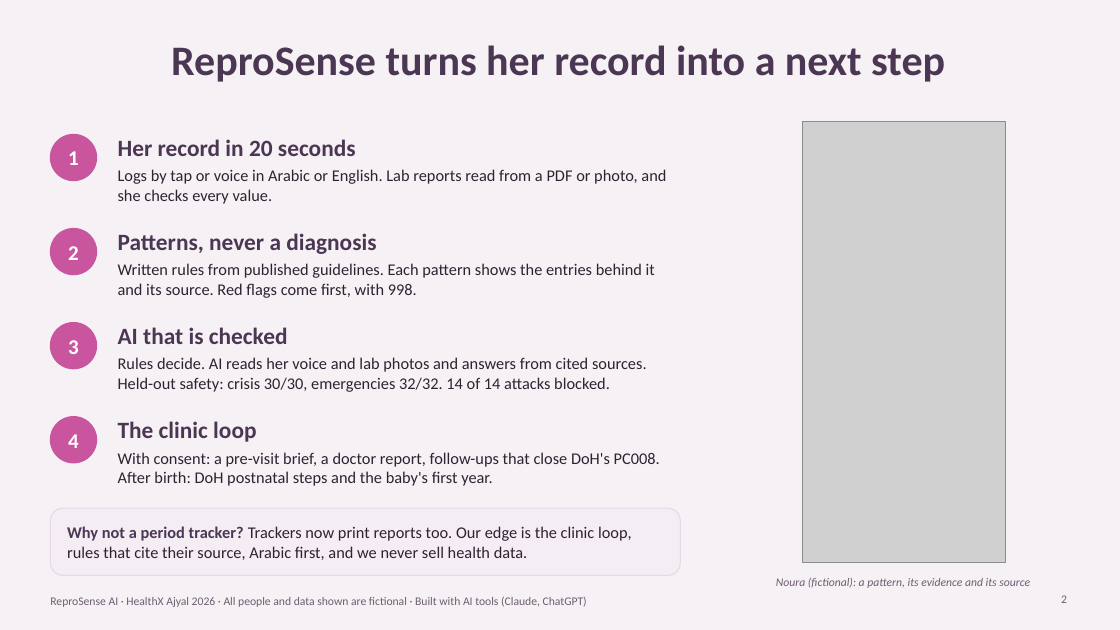
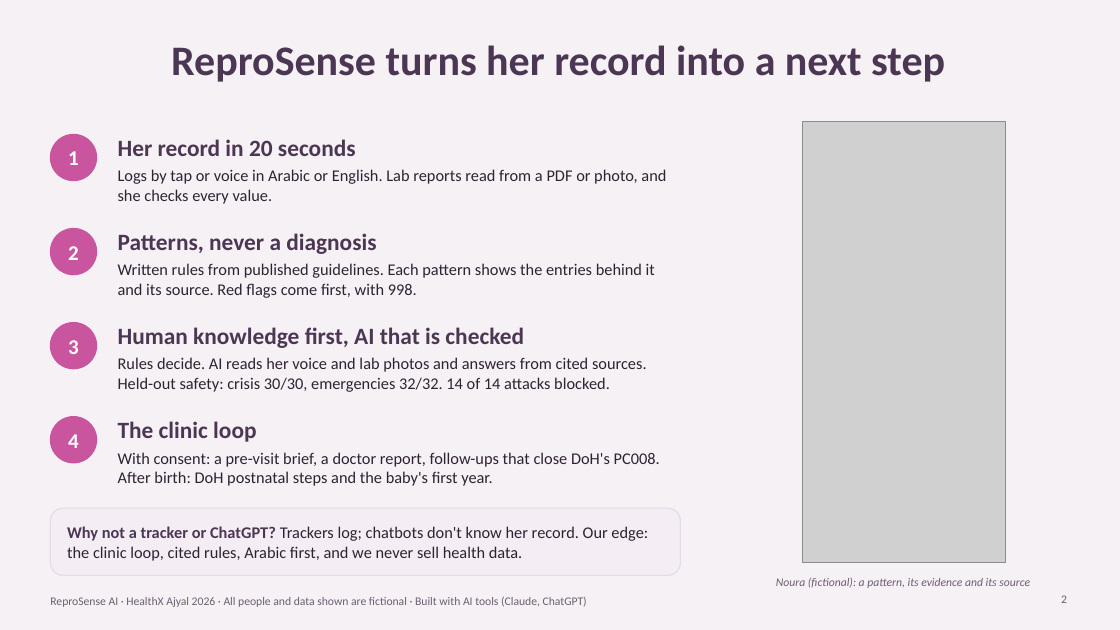
Before and after one commit to krish2105/ReproSense-AI-, a slide deck: slide 2 of pitch/ReproSense-submission.pptx. Drawn at 1120x630 pixels with LibreOffice and Linux fonts; fonts in the diff are those of the drawing; grey boxes stand for pictures. Boxes give left, top, right and bottom in pixels: in the first picture for what was removed or moved away, otherwise in the second. Text is boxed around its words. In the diff, an @@ line names an element or a change of style, - is before the commit and + after.

```diff
--- a/pitch/ReproSense-submission.pptx
+++ b/pitch/ReproSense-submission.pptx
@@ text at (118,327,524,348): text changed @@
-AI that is checked
+Human knowledge first, AI that is checked
@@ text at (67,526,648,561): text changed @@
-Why not a period tracker? Trackers now print reports too. Our edge is the clinic loop, rules that cite their source, Arabic first, and we never sell health data.
+Why not a tracker or ChatGPT? Trackers log; chatbots don't know her record. Our edge: the clinic loop, cited rules, Arabic first, and we never sell health data.
```
Also in this commit, not shown: 1 other slide changed, 4 other files.
